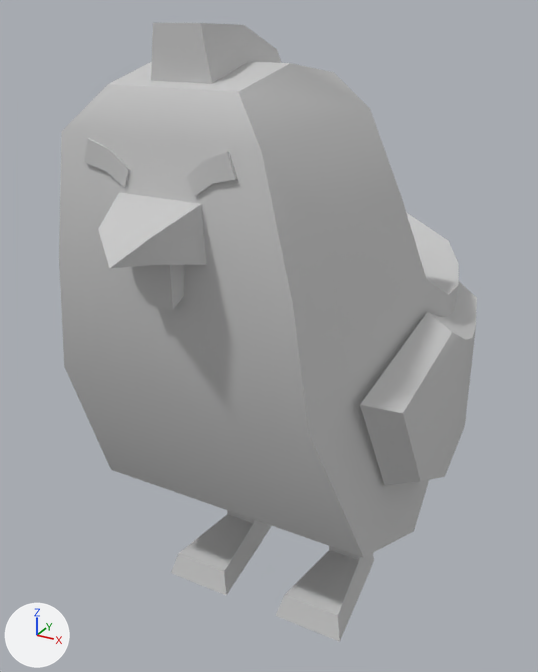
The FBX model Assets/FBX/Toon Chicken.FBX as it was, and as the next commit left it.
Before and after are seen from a 50 mm lens placed at (0.248, -0.486, 0.462), pointed at (-0.015, -0.008, 0.223). Lighting does not change. The marker at lower left points along +X, +Y and +Z. Where no turn or scale is listed for an object, it has been applied to the vertices.

Objects in the first picture: 'Toon Chicken'.
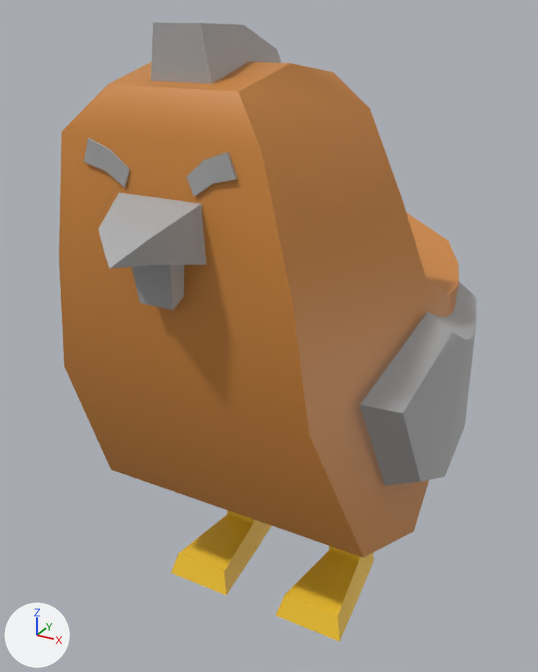
The newer file is also turned or shifted as a whole; pictures and numbers use the older file's frame.

Patch to the scene script:
```diff
--- a/Assets/FBX/Toon Chicken.FBX.py
+++ b/Assets/FBX/Toon Chicken.FBX.py
@@ mat_material__2 @@
 mat_material__2.roughness = 0.859
+mat_material__2.metallic = 1.0
@@ mat_brown @@
+mat_brown = principled_material('Brown')
+mat_brown.base_color = (0.631, 0.246, 0.0482)  # orange #d0883e
@@ mat_yellow @@
+mat_yellow = principled_material('Yellow')
+mat_yellow.base_color = (0.965, 0.604, 0.0343)  # yellow #fbcc34
@@ me_mesh @@
 me_mesh.from_pydata(...)  # 186 vertices, 310 faces; spans x -0.141..0.141, y -0.225..0.191, z 0.0..0.455
 # used by ob_toon_chicken; location = (0.0, 0.0199, 0.0)
+# me_mesh part 1: 70 of the faces centred in x -0.12..0.12, y -0.18..0.187, z 0.079..0.431 switch from mat_material__2 (its picture is missing) to mat_brown (orange #d0883e)
+# me_mesh part 2: all 84 faces centred in x -0.075..0.075, y -0.085..0.016, z 0.0..0.067 switch from mat_material__2 (its picture is missing) to mat_yellow (yellow #fbcc34)
```

What differs and where, as boxes [x1, y1, x2, y2] in the pictures (538 x 672 px):
'Toon Chicken', surface changed, recoloured
    both: [59, 23, 477, 642]
part 1 of me_mesh, recoloured
    both: [59, 62, 459, 558]
part 2 of me_mesh, recoloured (grey to yellow)
    both: [171, 510, 374, 642]
